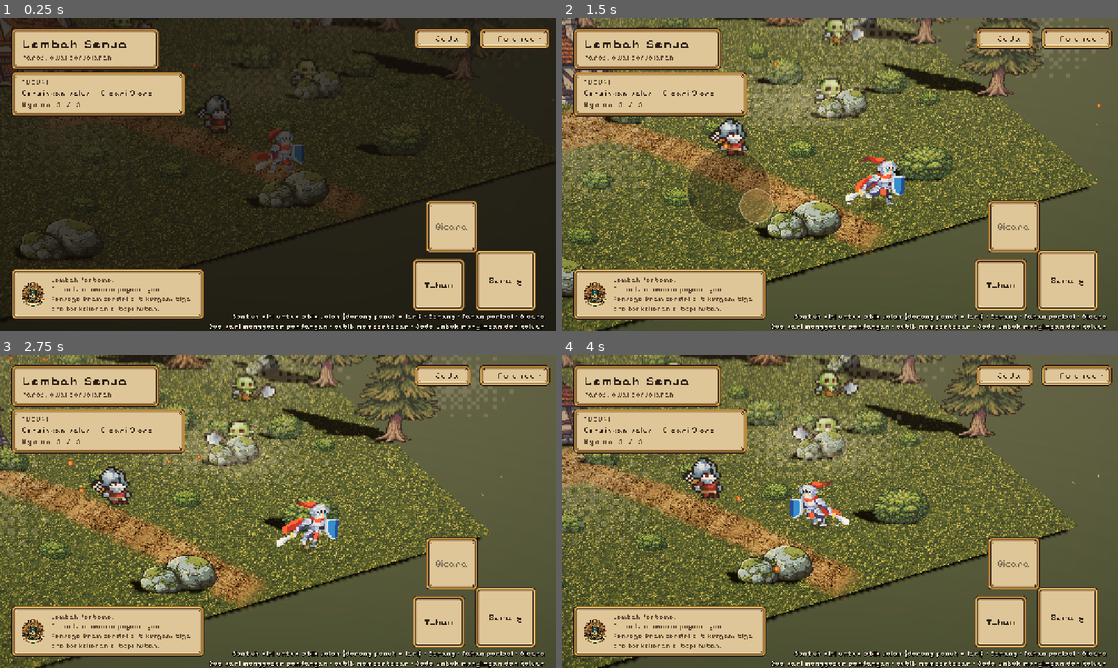
Above: before the commit, frames 1-4 (two rows, left to right).
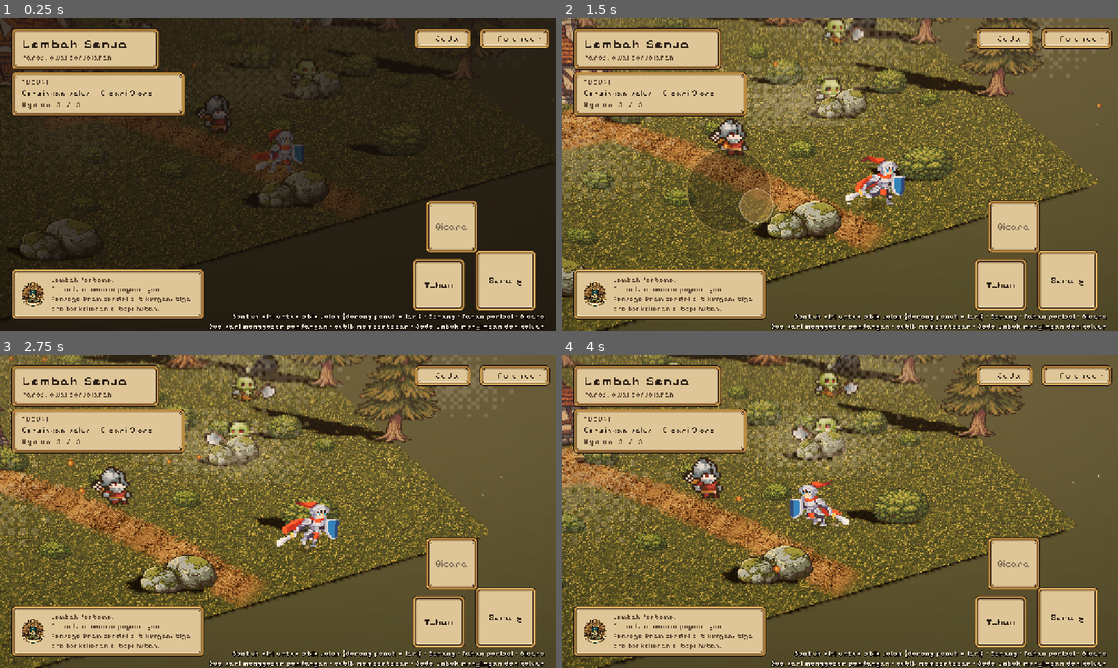
Above: after the commit, the same moments.

Repository: KyokoApp/GodotMe
Game: Godot game, scene res://game/Main.tscn
The game is run twice, just before and just after one commit, with the same random seed, the same clock (stepped at 60 frames per second) and the same inputs.
Inputs (mouse positions are in pixels of both pictures, inside the frame that each line leads up to):
- Up to frame 1 (0.25 s): no input
- Up to frame 2 (1.5 s): tap Enter at 0.5, 0.6 s; move the mouse to (962, 158) at 0.52 s; hold Right (ui_right) 0.53-1.25 s; click (962, 158) at 0.67 s; tap Space at 0.77 s; drag from (728, 190) to (812, 237) at 1.27 s
- Up to frame 3 (2.75 s): move the mouse to (333, 442) at 2.02 s; hold Right (ui_right) from 2.03 s (still down); tap Enter at 2.1 s
- Up to frame 4 (4 s): release Right (ui_right) at 2.75 s; drag from (812, 574) to (673, 464) at 2.77 s; move the mouse to (1006, 558) at 3.52 s; hold Left (ui_left) from 3.53 s (still down); tap Enter at 3.6 s; tap Space at 3.77 s

The runs differ from the first frame. In frame 1, less than 0.1% of the frame differs, in the area x 1-80%, y 0-78%; in frame 2, 1.4%; in frame 3, 1.5%; in frame 4, 1.6%, in the area x 0-91%, y 0-100%.
Error before the commit: Parse Error: Cannot infer the type of "frac" variable because the value doesn't have a set type. (res://game/world/WorldClock.gd:154)

Commit message:
tahap 6: anotasi tipe pada frac
Co-authored-by: arena-agent <297053741+arena-agent@users.noreply.github.com>

Diff:
--- a/game/game/world/WorldClock.gd
+++ b/game/game/world/WorldClock.gd
@@ -151,7 +151,7 @@
 ## time of day instead of sliding continuously.
 func _blend() -> float:
 	var u := day * float(PHASES.size())
-	var frac := u - floor(u)
+	var frac: float = u - floorf(u)
 	return smoothstep(0.62, 1.0, frac)
 
 
